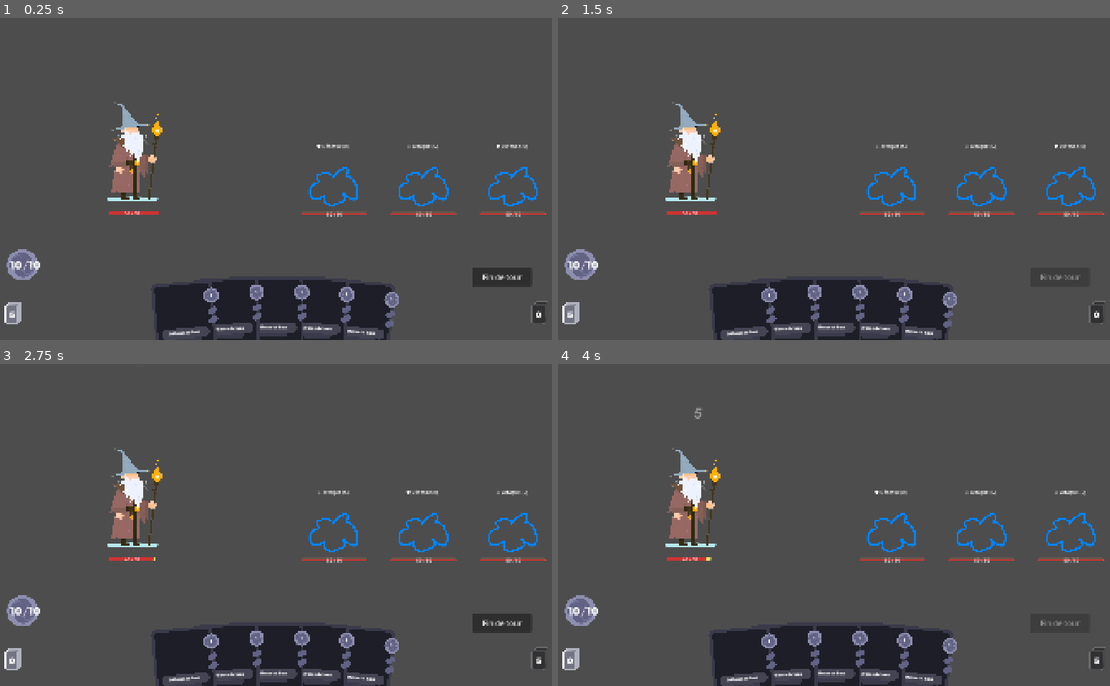
Above: before the commit, frames 1-4 (two rows, left to right).
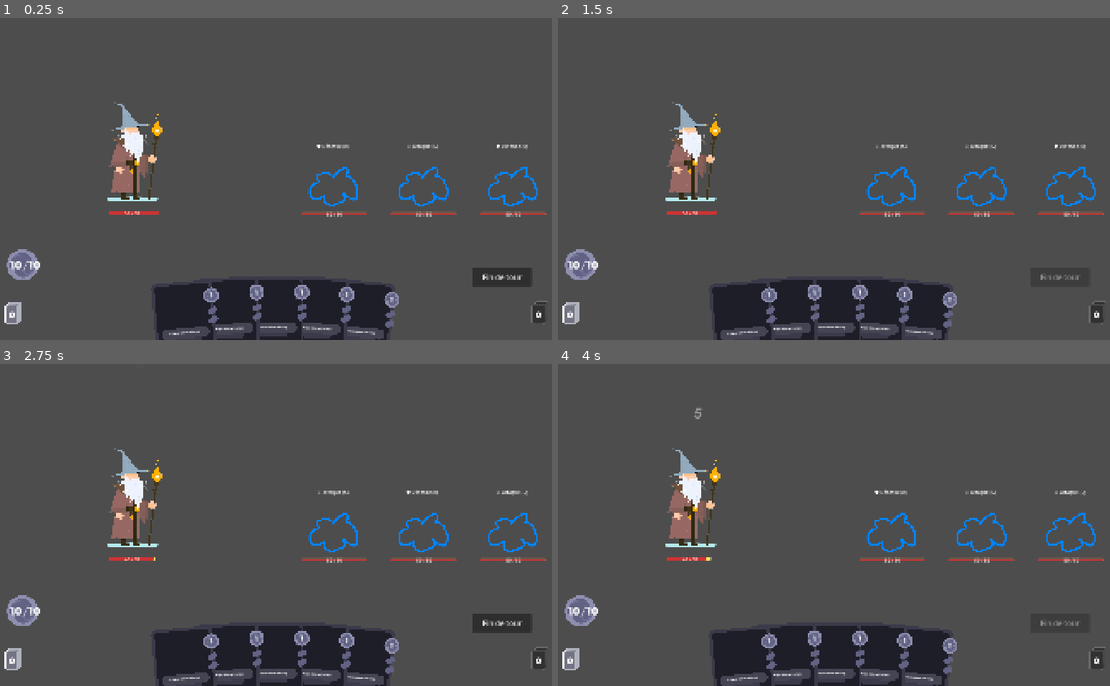
Above: after the commit, the same moments.

Repository: Elehos/jeu_de_bouboules
Game: Godot game, scene res://scenes/combat/combat.tscn
Two runs of this game, one before a commit and one after it. Both use one fixed random seed, a clock stepped at 60 frames per second and the inputs below.
Inputs (mouse positions are in pixels of both pictures, inside the frame that each line leads up to):
- Up to frame 1 (0.25 s): no input
- Up to frame 2 (1.5 s): click "Fin de tour" at 0.5 s; tap Enter at 1.25 s; drag from (696, 156) to (889, 185) at 1.27 s
- Up to frame 3 (2.75 s): drag from (331, 531) to (138, 502) at 2.02 s
- Up to frame 4 (4 s): click "Fin de tour" at 2.75 s; move the mouse to (983, 531) at 3.52 s; click (983, 531) at 3.67 s

The runs differ from the first frame. In frame 1, 0.2% of the frame differs, in the area x 1-72%, y 84-99%; in frame 2, 0.2%; in frame 3, 0.2%, in the area x 30-99%, y 84-99%; in frame 4, 0.2%.

Commit message:
jouissance

Diff:
--- a/scenes/cards/Card.tscn
+++ b/scenes/cards/Card.tscn
@@ -39,15 +39,16 @@
 
 [node name="CardCost" type="Label" parent="Panel" unique_id=2014171580]
 layout_mode = 0
-offset_left = 185.0
-offset_top = 38.0
-offset_right = 218.0
-offset_bottom = 72.0
+offset_left = 182.0
+offset_top = 35.0
+offset_right = 223.0
+offset_bottom = 74.0
 size_flags_horizontal = 8
 size_flags_stretch_ratio = 0.0
 offset_transform_position = Vector2(-15, 3)
+theme_override_constants/line_spacing = 0
 theme_override_fonts/font = ExtResource("3_5xlns")
-theme_override_font_sizes/font_size = 17
+theme_override_font_sizes/font_size = 25
 horizontal_alignment = 1
 vertical_alignment = 1
 autowrap_trim_flags = 0
--- a/scenes/combat/combat.tscn
+++ b/scenes/combat/combat.tscn
@@ -12,11 +12,11 @@
 [ext_resource type="Script" uid="uid://f3o7b7woxojq" path="res://script/cards/CardData.gd" id="7_3dmww"]
 [ext_resource type="PackedScene" uid="uid://d1uw6tjyj3h3d" path="res://scenes/ui/damage_number.tscn" id="7_xt4lv"]
 [ext_resource type="Texture2D" uid="uid://c0dkpritmuasc" path="res://assets/backgrounds/landscape.png" id="8_crn1f"]
-[ext_resource type="PackedScene" uid="uid://d0g5hjsgl0b2j" path="res://scenes/cards/Card.tscn" id="8_gwckk"]
-[ext_resource type="Resource" uid="uid://bomdgafd46m8f" path="res://ressoucesCards/defenseCard.tres" id="9_gwckk"]
+[ext_resource type="PackedScene" uid="uid://d0g5hjsgl0b2j" path="res://scenes/cards/card.tscn" id="8_gwckk"]
 [ext_resource type="Texture2D" uid="uid://jwcglnxwv8n2" path="res://assets/characters/perso_test.png" id="9_j11kn"]
 [ext_resource type="PackedScene" uid="uid://cuugmemifju2l" path="res://scenes/ui/card_list_popup.tscn" id="13_mrrmw"]
 [ext_resource type="Script" uid="uid://bwvt5v7lpu8jv" path="res://script/combat/TargetingArrow.gd" id="14_h2sm1"]
+[ext_resource type="Resource" uid="uid://si2lgkydtdkd" path="res://ressoucesCards/attackCard.tres" id="15_xt4lv"]
 [ext_resource type="Texture2D" uid="uid://c0b8qfebathc5" path="res://assets/ui/deck.png" id="18_05d77"]
 [ext_resource type="FontFile" uid="uid://j26yeyw80ro7" path="res://assets/fonts/GeneralSans-Bold.otf" id="19_akrri"]
 [ext_resource type="Texture2D" uid="uid://c756ybjboc617" path="res://assets/ui/discard.png" id="20_j11kn"]
@@ -113,7 +113,7 @@
 grow_vertical = 0
 script = ExtResource("5_4a6i5")
 card_scene = ExtResource("8_gwckk")
-deck_data = Array[ExtResource("7_3dmww")]([ExtResource("9_gwckk"), ExtResource("9_gwckk"), ExtResource("9_gwckk"), ExtResource("9_gwckk"), ExtResource("9_gwckk"), ExtResource("9_gwckk"), ExtResource("9_gwckk"), ExtResource("9_gwckk"), ExtResource("9_gwckk"), ExtResource("9_gwckk")])
+deck_data = Array[ExtResource("7_3dmww")]([ExtResource("15_xt4lv"), ExtResource("15_xt4lv"), ExtResource("15_xt4lv"), ExtResource("15_xt4lv"), ExtResource("15_xt4lv")])
 card_spacing = 140.0
 max_angle = 5.0
 min_arc_height = 10.0
--- a/script/cards/Card.gd
+++ b/script/cards/Card.gd
@@ -102,6 +102,8 @@
 	active_tween.tween_property(self, "scale", Vector2.ONE, duration)
 
 func _on_mouse_entered() -> void:
+	if CombatEvents.targeting_arrow and CombatEvents.targeting_arrow.active:
+		return
 	if interactive and state == CardState.IDLE:
 		_grow()
 		var hand = get_parent()
@@ -123,6 +125,9 @@
 func _on_targeting_cancelled() -> void:
 	if state == CardState.AWAITING_TARGET:
 		state = CardState.IDLE
+		var hand = get_parent()
+		if hand and hand.has_method("_update_hand_layout"):
+			hand._update_hand_layout()
 		_shrink()
 	CombatEvents.targeting_arrow.hide_arrow()
 	_update_affordability()
@@ -131,6 +136,9 @@
 func confirm_play(target: Character) -> void:
 	if CombatEvents.current_mana < card_data.cost:
 		state = CardState.IDLE
+		var hand = get_parent()
+		if hand and hand.has_method("_update_hand_layout"):
+			hand._update_hand_layout()
 		_return_to_hand()
 		_shrink()
 		return
@@ -146,7 +154,7 @@
 	mouse_filter = Control.MOUSE_FILTER_IGNORE
 
 	var current_global: Vector2 = global_position
-	var ui_layer: Node = get_tree().current_scene.get_node("UI")  # récupéré AVANT de détacher
+	var ui_layer: Node = get_tree().current_scene.get_node("UI")
 	var hand_parent := get_parent()
 
 	if hand_parent:
@@ -159,9 +167,10 @@
 	var target_position: Vector2 = viewport_size / 2 - (size * hover_scale) / 2
 
 	var tween: Tween = create_tween()
-	tween.tween_property(self, "global_position", target_position, 0.2)
-	tween.parallel().tween_property(self, "scale", Vector2(hover_scale, hover_scale), 0.2)
-	tween.tween_interval(0.6)
+	tween.tween_property(self, "global_position", target_position, 0.1)  # trajet raccourci
+	tween.parallel().tween_property(self, "scale", Vector2(hover_scale, hover_scale), 0.1)
+	tween.tween_interval(0.4)  # pause raccourcie
+	tween.tween_callback(queue_free)
 	tween.tween_callback(queue_free)
 
 # --- Interaction souris / glisser-déposer ---
@@ -183,8 +192,8 @@
 			dragging = true
 
 			var hand = get_parent()
-			if hand and hand.has_method("_update_hand_layout"):
-				hand._update_hand_layout()
+			if hand and hand.has_method("set_hovered_card"):
+				hand.set_hovered_card(null)
 
 			if card_data.requires_target:
 				CombatEvents.targeting_arrow.show_arrow(self)
@@ -214,20 +223,20 @@
 			confirm_play(target)
 		else:
 			state = CardState.IDLE
-			_shrink()
 			var hand = get_parent()
 			if hand and hand.has_method("_update_hand_layout"):
 				hand._update_hand_layout()
+			_shrink()
 	else:
 		if _has_dragged_far_enough():
 			confirm_play(null)
 		else:
 			state = CardState.IDLE
-			_return_to_hand()
-			_shrink()
 			var hand = get_parent()
 			if hand and hand.has_method("_update_hand_layout"):
 				hand._update_hand_layout()
+			_return_to_hand()
+			_shrink()
 
 func _return_to_hand() -> void:
 	top_level = false
--- a/script/cards/Hand.gd
+++ b/script/cards/Hand.gd
@@ -59,8 +59,6 @@
 func _update_hand_layout() -> void:
 	cards = cards.filter(func(c): return is_instance_valid(c) and c.get_parent() == self)
 
-	# Seules les cartes "au repos" participent au calcul de l'éventail —
-	# celles en cours de clic/glisser/ciblage sont exclues, donc les autres se resserrent
 	var settled: Array[Card] = cards.filter(func(c): return c.state == Card.CardState.IDLE)
 	var count: int = settled.size()
 	if count == 0:
@@ -96,6 +94,7 @@
 
 		card.base_position = target_pos
 		card.base_rotation_degrees = rotation_deg
+		card.base_z_index = -i
 
 		if i == hovered_i:
 			continue
--- a/script/combat/TargetingArrow.gd
+++ b/script/combat/TargetingArrow.gd
@@ -6,9 +6,10 @@
 var currently_highlighted: Enemy = null
 
 const ARROW_COLOR: Color = Color(0.9, 0.15, 0.15)
-const ARROW_WIDTH: float = 5.0
+const MIN_WIDTH: float = 2.0
+const MAX_WIDTH: float = 10.0
 const CURVE_HEIGHT: float = 100.0
-const ARROW_HEAD_SIZE: float = 18.0
+const ARROW_HEAD_SIZE: float = 22.0
 const SEGMENTS: int = 24
 
 
@@ -43,7 +44,6 @@
 	var start_point: Vector2 = to_local(source_card.global_position + (source_card.size * source_card.scale) / 2.0)
 	var end_point: Vector2 = to_local(get_global_mouse_position())
 
-	# Point de contrôle pour une courbe douce vers le haut
 	var control_point: Vector2 = (start_point + end_point) / 2.0 + Vector2(0, -CURVE_HEIGHT)
 
 	var points: PackedVector2Array = []
@@ -53,9 +53,31 @@
 		var b: Vector2 = control_point.lerp(end_point, t)
 		points.append(a.lerp(b, t))
 
-	draw_polyline(points, ARROW_COLOR, ARROW_WIDTH, true)
+	# Construit un ruban dont la largeur augmente progressivement vers la pointe
+	var left_edge: PackedVector2Array = []
+	var right_edge: PackedVector2Array = []
 
-	# Pointe de flèche à l'extrémité
+	for i in range(points.size()):
+		var t: float = float(i) / (points.size() - 1)
+		var width: float = lerp(MIN_WIDTH, MAX_WIDTH, t)
+
+		var dir: Vector2
+		if i == 0:
+			dir = (points[1] - points[0]).normalized()
+		elif i == points.size() - 1:
+			dir = (points[i] - points[i - 1]).normalized()
+		else:
+			dir = (points[i + 1] - points[i - 1]).normalized()
+
+		var perpendicular: Vector2 = Vector2(-dir.y, dir.x)
+		left_edge.append(points[i] + perpendicular * width / 2.0)
+		right_edge.append(points[i] - perpendicular * width / 2.0)
+
+	right_edge.reverse()
+	var ribbon: PackedVector2Array = left_edge + right_edge
+	draw_colored_polygon(ribbon, ARROW_COLOR)
+
+	# Pointe de flèche, un peu plus large pour prolonger l'effet
 	var tip: Vector2 = points[points.size() - 1]
 	var direction: Vector2 = (tip - points[points.size() - 2]).normalized()
 	var perpendicular: Vector2 = Vector2(-direction.y, direction.x)
